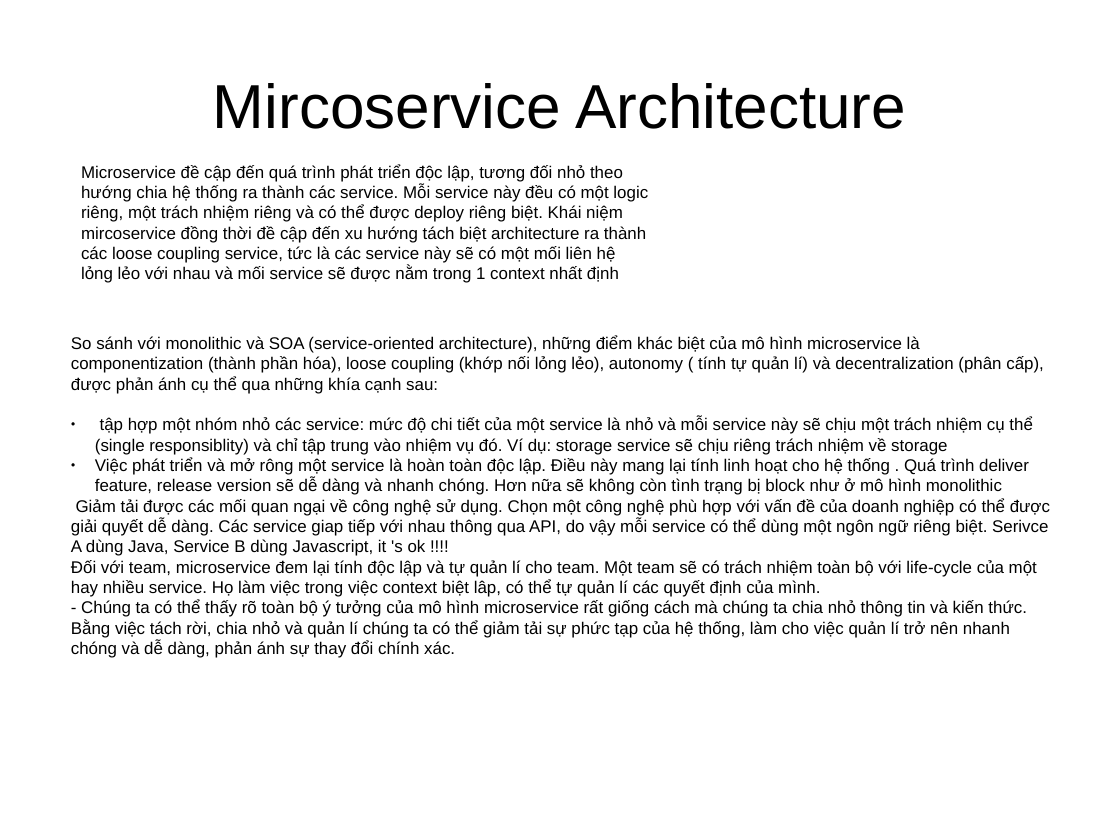
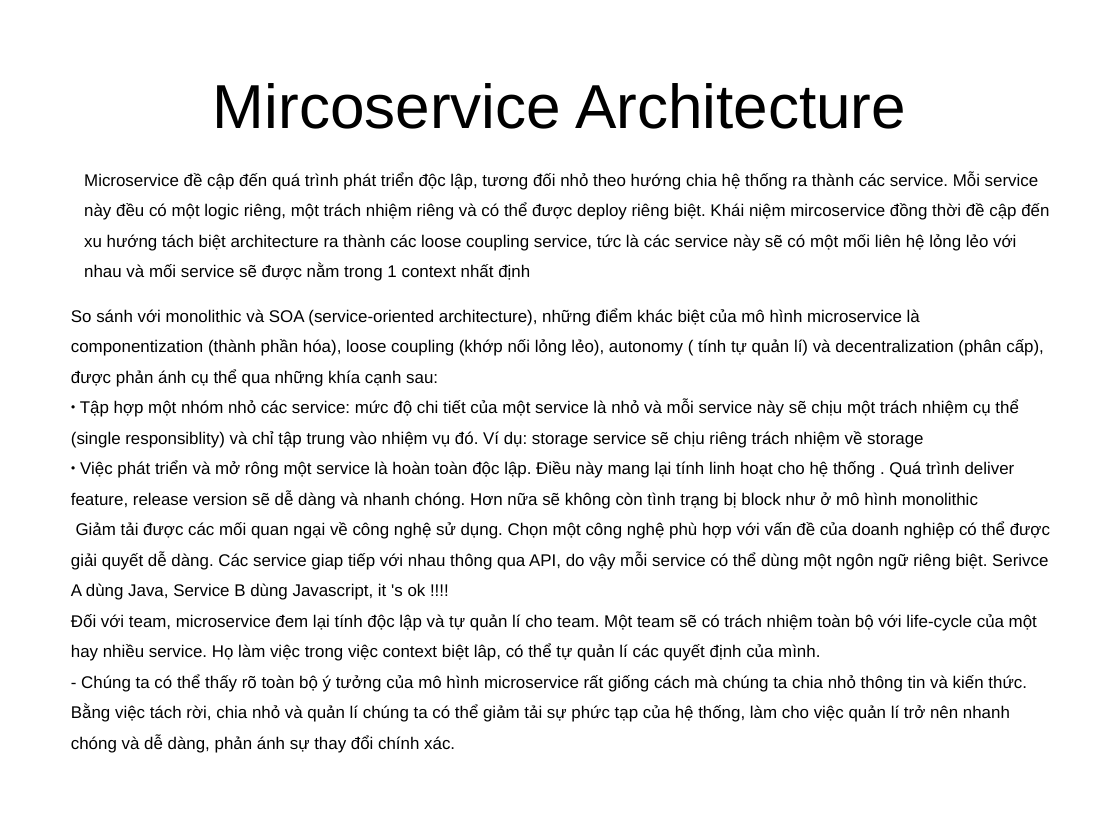
Before and after one commit to truongphan/documents, a slide deck: slide 14 of KnowlegdeOverview.pptx. Drawn at 1120x840 pixels with LibreOffice and Linux fonts; fonts in the diff are those of the drawing. Boxes give left, top, right and bottom in pixels: in the first picture for what was removed or moved away, otherwise in the second. Text is boxed around its words. In the diff, an @@ line names an element or a change of style, - is before the commit and + after.

```diff
--- a/KnowlegdeOverview.pptx
+++ b/KnowlegdeOverview.pptx
@@ text "Microservice đề cập đến quá ..." at [84,172,1049,281]: line spacing 1 to 1.5 @@
@@ text "So sánh với monolithic và ...": place and size @@
-text "So sánh với monolithic và ..." at [71,335,1050,658]
+text "So sánh với monolithic và ..." at [71,308,1050,753]
@@ text at [71,308,1050,753]: line spacing 1 to 1.5 @@
@@ text at [71,399,1019,448]: text changed @@
-● tập hợp một nhóm nhỏ các service: mức độ chi tiết của một service là nhỏ và mỗi service này sẽ chịu một trách nhiệm cụ thể (single responsiblity) và chỉ tập trung vào nhiệm vụ đó. Ví dụ: storage service sẽ chịu riêng trách nhiệm về storage
+● Tập hợp một nhóm nhỏ các service: mức độ chi tiết của một service là nhỏ và mỗi service này sẽ chịu một trách nhiệm cụ thể (single responsiblity) và chỉ tập trung vào nhiệm vụ đó. Ví dụ: storage service sẽ chịu riêng trách nhiệm về storage
```
Also in this commit, not shown: 6 other slides changed, 7 other files.
